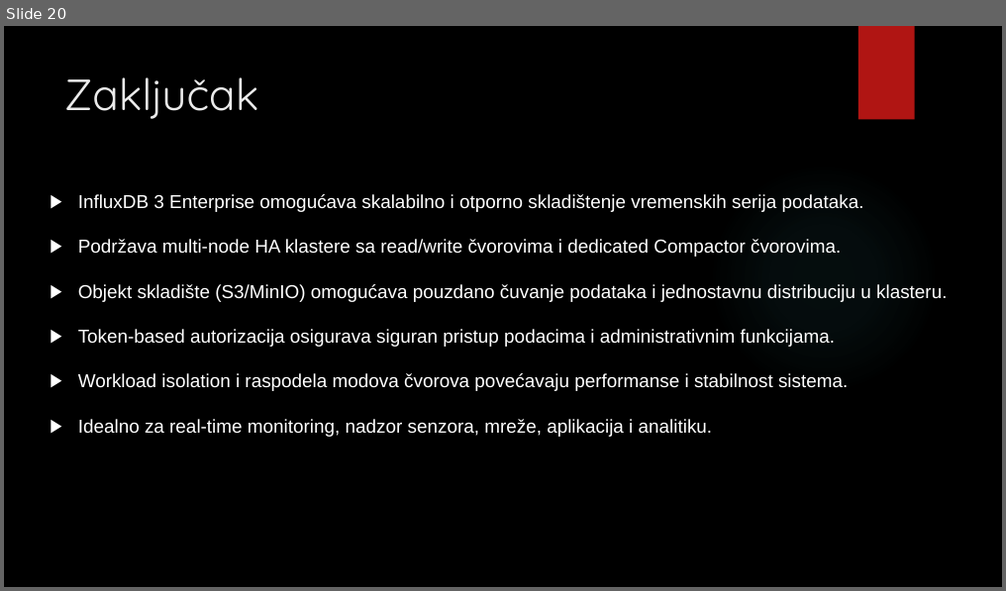
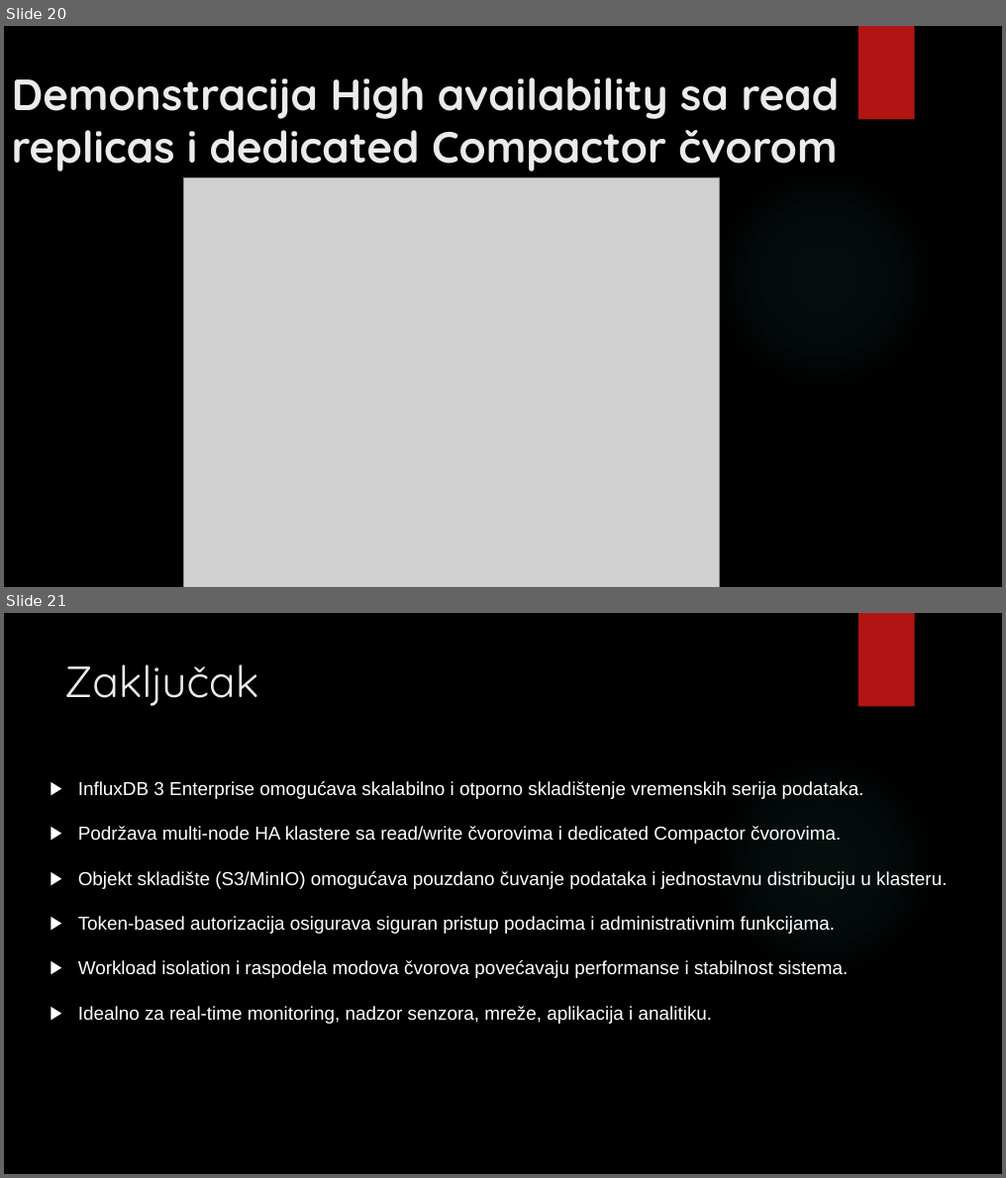
Before and after one commit to darkojotev/Database-Management-Systems, a slide deck: 3_HA/High availability rešenja kod InfluxDB baze podataka.pptx. Shown one above the other, each under a label of ours: slide 20 before the commit, slides 20 and 21 after it. The pictures are 1006x591 and 1006x1178 pixels, drawn with LibreOffice and Linux fonts; fonts in the diff are those of the drawing; grey boxes stand for pictures; background and template pictures are left out. Boxes give left, top, right and bottom in pixels: in the first picture for what was removed or moved away, otherwise in the second. Text is boxed around its words. In the diff, an @@ line names an element or a change of style, - is before the commit and + after.

```diff
--- a/3_HA/High availability rešenja kod InfluxDB baze podataka.pptx
+++ b/3_HA/High availability rešenja kod InfluxDB baze podataka.pptx
@@ slide 20 added at bbox=[4, 26, 1002, 587], background picture (left out); not listed: 2 template elements that a slide beside it also shows @@
@@ title added at bbox=[12, 77, 840, 172], 42 pt, text #EBEBEB, bold @@
+Demonstracija High availability sa read replicas i dedicated Compactor čvorom
@@ picture added at bbox=[183, 178, 720, 587] @@
@@ what was slide 20 is now slide 21 @@
```
